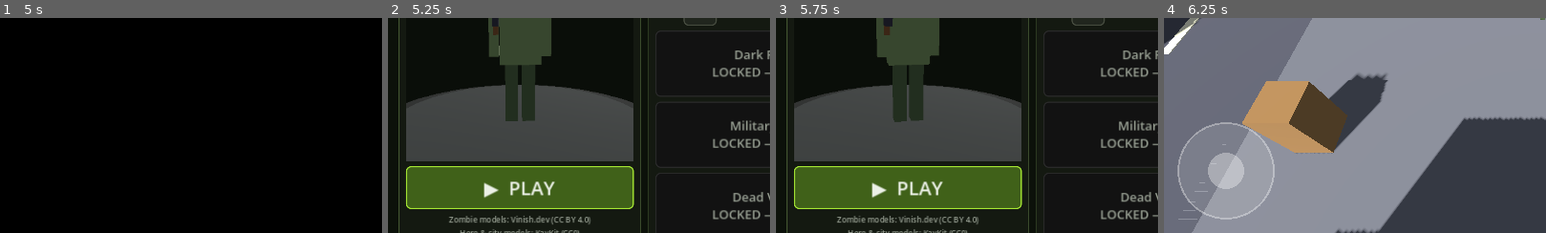
Above: before the commit, frames 1-4 (left to right).
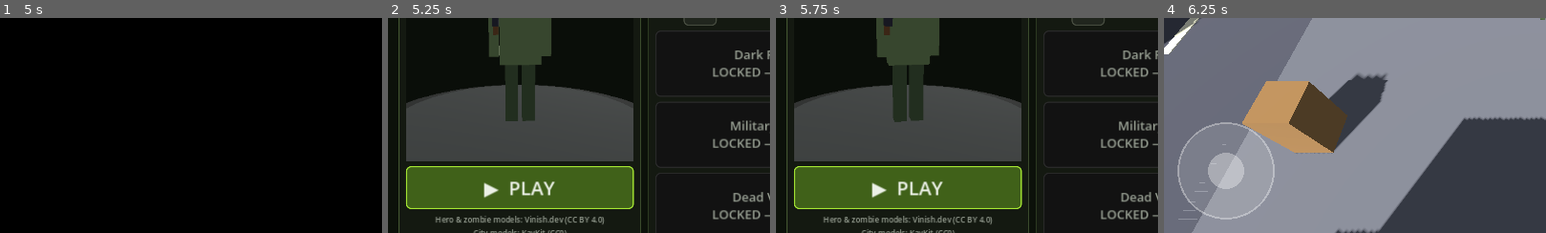
Above: after the commit, the same moments.

Repository: yousafj-dev/zombie-survival-game
Game: Godot game, scene res://scenes/title_screen.tscn
The game is run twice, just before and just after one commit, with the same random seed, the same clock (stepped at 60 frames per second) and the same inputs.
Inputs (mouse positions are % of the whole screen's width and height, from its top left):
- Up to frame 1 (5 s): move the mouse to (72, 45) at 0.52 s; hold D 0.53-1.25 s; hold R 0.53-1.25 s; click (72, 45) at 0.67 s; tap Space at 0.77, 2.75, 3.77, 4.25 s; drag from (30, 55) to (45, 70) at 1.27 s; tap Enter at 2, 3.5 s; move the mouse to (60, 28) at 2.02 s; hold D 2.03-2.75 s; hold R 2.03-2.75 s; drag from (45, 70) to (20, 35) at 2.77 s; move the mouse to (80, 65) at 3.52 s; hold A 3.53-4.25 s; hold R 3.53-4.25 s; drag from (20, 35) to (35, 25) at 4.27 s
- Up to frame 2 (5.25 s): tap Enter at 5 s; move the mouse to (55, 50) at 5.02 s; hold S from 5.03 s (still down); hold R from 5.03 s (still down); click (55, 50) at 5.17 s
- Up to frame 3 (5.75 s): keep holding S; keep holding R
- Up to frame 4 (6.25 s): release S at 5.75 s; release R at 5.75 s; click "▶ PLAY" at 5.75 s
The pictures show only the part of the screen within x 0-50%, y 50-100%; the shares and areas given below are measured in that part.

Frame 1 is identical in both runs. In frame 2, 1.0% of the frame differs, in the area x 12-57%, y 92-100%; in frame 3, 1.0%; in frame 4, nothing differs.

Commit message:
Look fix: credits line (hero is Vinish.dev too)

Diff:
--- a/scripts/main_menu.gd
+++ b/scripts/main_menu.gd
@@ -186,7 +186,7 @@
 
 	var credits := Label.new()
 	credits.name = "CreditsLabel"
-	credits.text = "Zombie models: Vinish.dev (CC BY 4.0)\nHero & city models: KayKit (CC0)"
+	credits.text = "Hero & zombie models: Vinish.dev (CC BY 4.0)\nCity models: KayKit (CC0)"
 	credits.horizontal_alignment = HORIZONTAL_ALIGNMENT_CENTER
 	credits.add_theme_font_size_override("font_size", 13)
 	credits.add_theme_color_override("font_color", COL_DIM)
